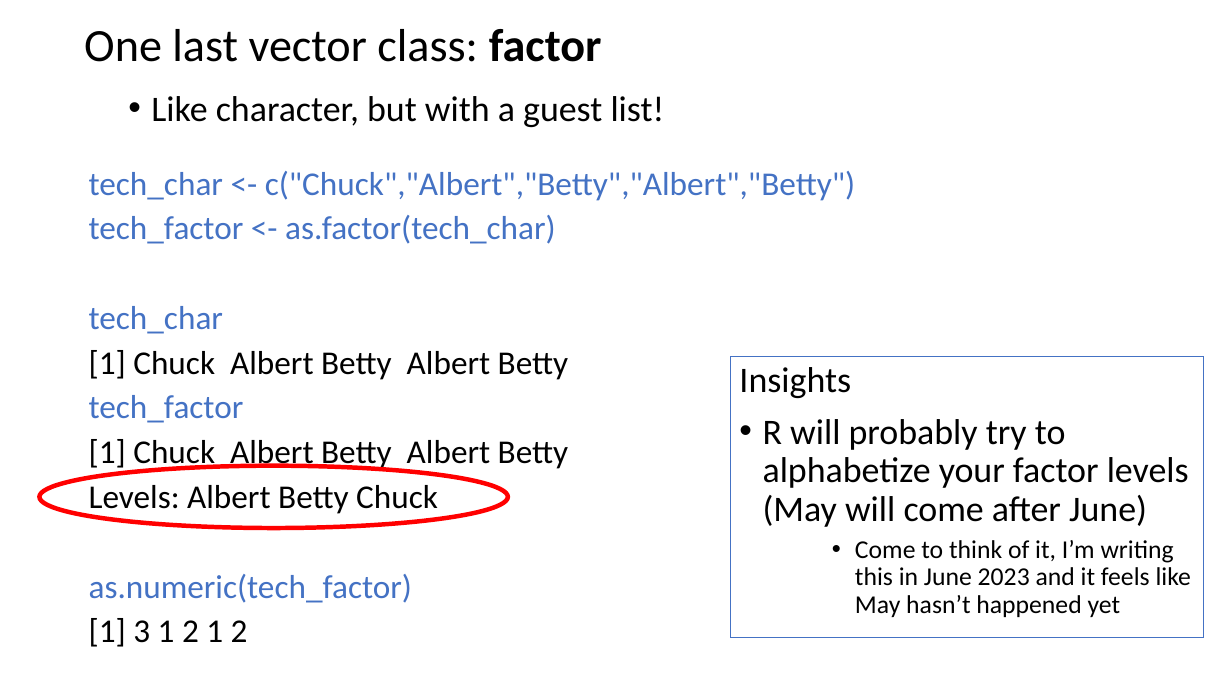
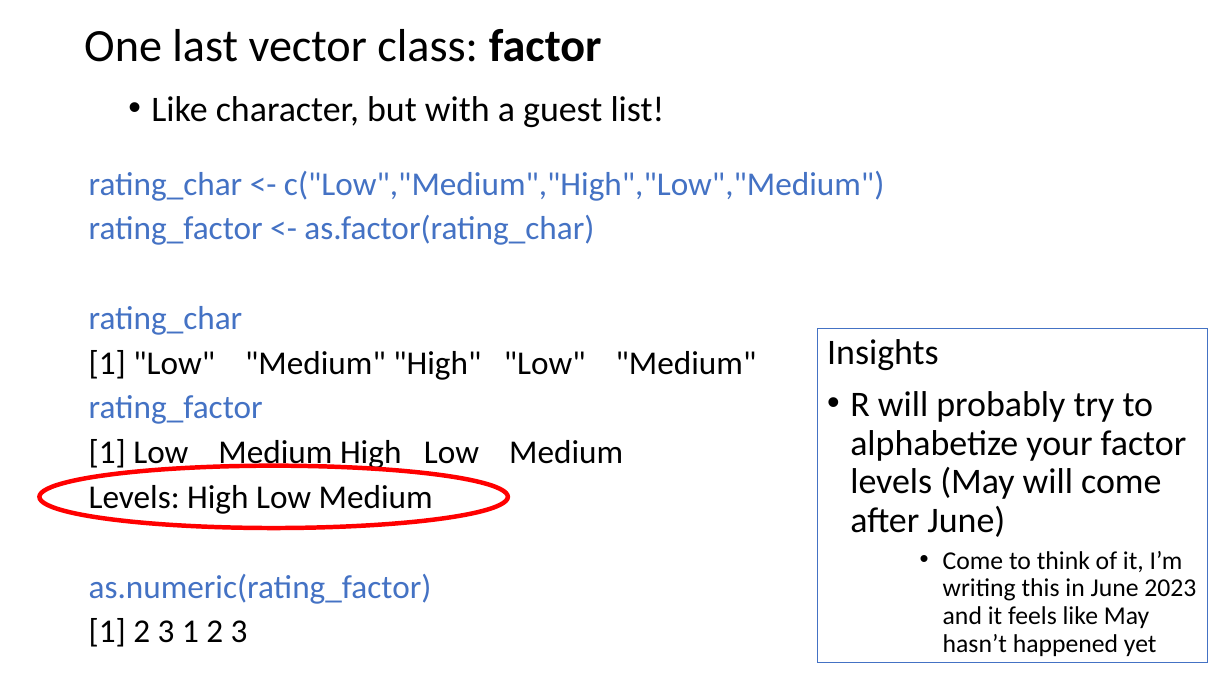
Before and after one commit to justinpriest/ADFG_R_Intro_Workshop, a slide deck: slide 31 of presentations/3 - Programming Basics 1 - Poke the Box.pptx. Drawn at 1232x693 pixels with LibreOffice and Linux fonts; fonts in the diff are those of the drawing. Boxes give left, top, right and bottom in pixels: in the first picture for what was removed or moved away, otherwise in the second. Text is boxed around its words. In the diff, an @@ line names an element or a change of style, - is before the commit and + after.

```diff
--- a/presentations/3 - Programming Basics 1 - Poke the Box.pptx
+++ b/presentations/3 - Programming Basics 1 - Poke the Box.pptx
@@ text at (x1=89, y1=171, x2=884, y2=647): text changed @@
-tech_char <- c("Chuck","Albert","Betty","Albert","Betty")
-tech_factor <- as.factor(tech_char)
-tech_char
-[1] Chuck Albert Betty Albert Betty
-tech_factor
-[1] Chuck Albert Betty Albert Betty
-Levels: Albert Betty Chuck
-as.numeric(tech_factor)
-[1] 3 1 2 1 2
+rating_char <- c("Low","Medium","High","Low","Medium")
+rating_factor <- as.factor(rating_char)
+rating_char
+[1] "Low" "Medium" "High" "Low" "Medium"
+rating_factor
+[1] Low Medium High Low Medium
+Levels: High Low Medium
+as.numeric(rating_factor)
+[1] 2 3 1 2 3
@@ rectangle "Insights" resized from (x1=730, y1=357, x2=1203, y2=638) to (x1=818, y1=329, x2=1207, y2=663) @@
```
Also in this commit, not shown: 4 other slides changed, 1 other file.
